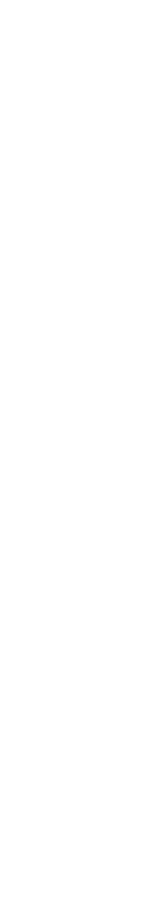
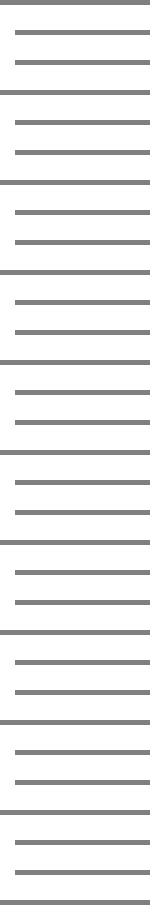
Before/after of a 150×905 layered artwork. What changed in the layer stack:
renamed "Ebene 2" to "Ebene 0", showed it, moved it above "Ebene 2", painted on it over [0,0,150,905]
renamed "Vol" to "Ebene 2", hid it, opacity 50% → 100%, painted on it over [0,0,150,905]
